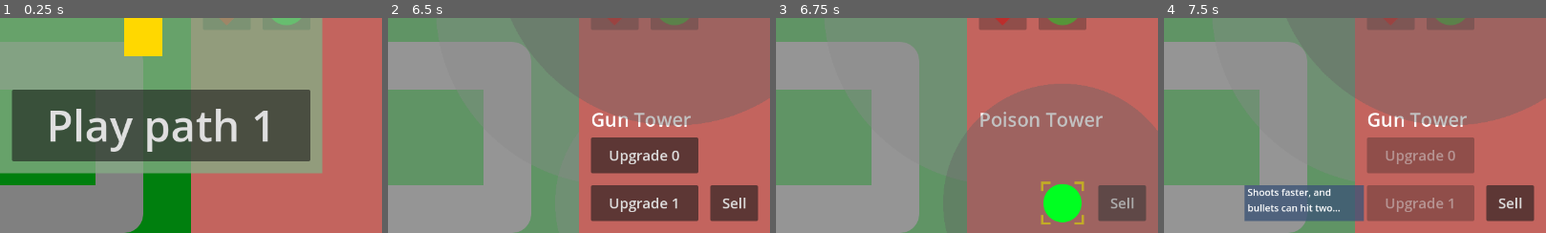
Above: before the commit, frames 1-4 (left to right).
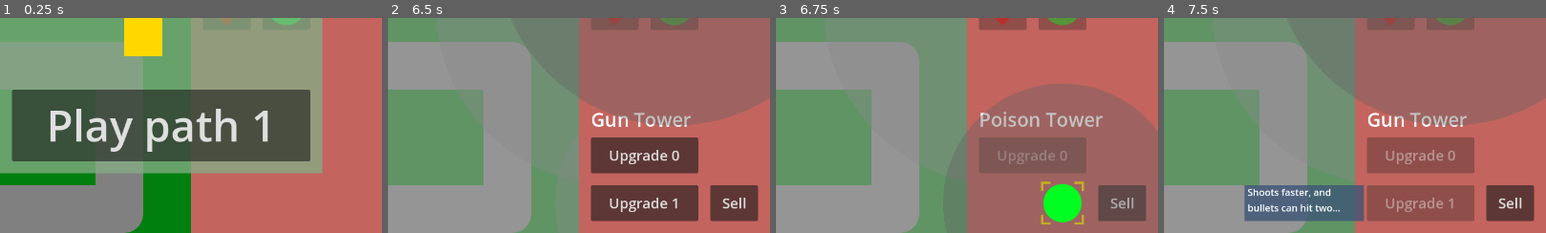
Above: after the commit, the same moments.

Repository: phrasmotica/godot-tower-defence
Game: Godot game, scene res://scenes/game.tscn
Same seed, same stepped clock (60 frames per second), same inputs: the game is played once before the commit and once after it.
Inputs (mouse positions are % of the whole screen's width and height, from its top left):
- Up to frame 1 (0.25 s): no input
- Up to frame 2 (6.5 s): click "Play path 0" at 0.5 s; click (80, 33) at 1.25 s; click (88, 33) at 2 s; click (95, 33) at 2.75 s; click (80, 47) at 3.5 s; click (88, 47) at 4.25 s; click "Move here to cancel" at 5 s; tap Enter (ui_accept) at 5.75, 6.02 s; move the mouse to (88, 33) at 5.77 s; hold Shift (fast_forward) from 5.78 s (still down); tap . (next_tower) at 5.85 s; click (88, 33) at 5.92 s
- Up to frame 3 (6.75 s): move the mouse to (80, 47) at 6.52 s; release Shift (fast_forward) at 6.53 s; tap , (previous_tower) at 6.6 s; click (80, 47) at 6.67 s
- Up to frame 4 (7.5 s): tap Enter (ui_accept) at 6.77 s; move the mouse to (88, 93) at 7.27 s; hold Shift (fast_forward) from 7.28 s (still down); tap . (next_tower) at 7.35 s; click (88, 93) at 7.42 s
The pictures show only the part of the screen within x 50-100%, y 50-100%; the shares and areas given below are measured in that part.

Frames 1-2 are identical in both runs. In frame 3, 4.4% of the frame differs, in the area x 53-82%, y 55-72%; in frame 4, nothing differs.
Error in both runs: Cannot call method 'queue_free' on a null value. (res://scripts/game_ui.gd:177)

Commit message:
Create double cheese upgrade for poison tower

Diff:
--- a/scenes/towers/poison_tower.tscn
+++ b/scenes/towers/poison_tower.tscn
@@ -10,6 +10,7 @@
 [ext_resource type="Texture2D" uid="uid://irug4lq7tr4v" path="res://assets/sprites/poisonTower.png" id="8_ierun"]
 [ext_resource type="PackedScene" uid="uid://1wo5l3lymj2v" path="res://scenes/effects/poison_effect.tscn" id="9_by8rj"]
 [ext_resource type="Script" path="res://scripts/effect_stats.gd" id="10_t6u3a"]
+[ext_resource type="Texture2D" uid="uid://dirfq8o8oeu6v" path="res://assets/sprites/poison_tower_upgrade_1.png" id="11_ijwes"]
 [ext_resource type="PackedScene" uid="uid://dennk04qdhx0m" path="res://scenes/towers/components/barrel.tscn" id="13_k5en1"]
 
 [sub_resource type="RectangleShape2D" id="RectangleShape2D_p0cbx"]
@@ -30,6 +31,21 @@
 "speed": 5.0
 }]
 
+[sub_resource type="AtlasTexture" id="AtlasTexture_80u24"]
+atlas = ExtResource("11_ijwes")
+region = Rect2(0, 0, 64, 64)
+
+[sub_resource type="SpriteFrames" id="SpriteFrames_dsedo"]
+animations = [{
+"frames": [{
+"duration": 1.0,
+"texture": SubResource("AtlasTexture_80u24")
+}],
+"loop": true,
+"name": &"default",
+"speed": 5.0
+}]
+
 [sub_resource type="Animation" id="Animation_qk45j"]
 length = 0.001
 tracks/0/type = "value"
@@ -185,12 +201,25 @@
 [node name="BaseLevel" parent="Levels" node_paths=PackedStringArray("effect_stats", "upgrades") instance=ExtResource("7_1pyih")]
 sprite = SubResource("SpriteFrames_8pydf")
 effect_stats = NodePath("EffectStats")
-upgrades = [null, null]
+upgrades = [NodePath("DoubleCheese")]
 point_towards_enemy = false
 
 [node name="EffectStats" type="Node" parent="Levels/BaseLevel"]
 script = ExtResource("10_t6u3a")
 effect_duration = 3.0
+effect = ExtResource("9_by8rj")
+
+[node name="DoubleCheese" parent="Levels/BaseLevel" node_paths=PackedStringArray("effect_stats") instance=ExtResource("7_1pyih")]
+visible = false
+level_description = "Twice the cheese, twice the poison!"
+price = 3
+sprite = SubResource("SpriteFrames_dsedo")
+effect_stats = NodePath("EffectStats")
+point_towards_enemy = false
+
+[node name="EffectStats" type="Node" parent="Levels/BaseLevel/DoubleCheese"]
+script = ExtResource("10_t6u3a")
+effect_duration = 6.0
 effect = ExtResource("9_by8rj")
 
 [node name="AnimationPlayer" type="AnimationPlayer" parent="."]
@@ -219,4 +248,5 @@
 [connection signal="upgraded" from="Levels" to="." method="_on_levels_upgraded"]
 [connection signal="warmed_up" from="Levels" to="." method="_on_levels_warmed_up"]
 [connection signal="adjust_range" from="Levels/BaseLevel/EffectStats" to="Levels/BaseLevel" method="_on_effect_stats_adjust_range"]
+[connection signal="adjust_range" from="Levels/BaseLevel/DoubleCheese/EffectStats" to="Levels/BaseLevel" method="_on_effect_stats_adjust_range"]
 [connection signal="pulse" from="Barrel" to="." method="_on_barrel_pulse"]
--- a/scripts/effect_stats.gd
+++ b/scripts/effect_stats.gd
@@ -15,7 +15,7 @@
         adjust_range.emit(value)
 
 ## The length of time that the effect lasts for, in seconds.
-@export_range(1.0, 5.0)
+@export_range(1.0, 10.0)
 var effect_duration := 1.0
 
 @export
Binary file added: assets/sprites/poison_tower_upgrade_1.png
Not shown, added: assets/sprites/poison_tower_upgrade_1.png.import
Not shown: 1 places in scenes/towers/poison_tower.tscn that only renumber resources
